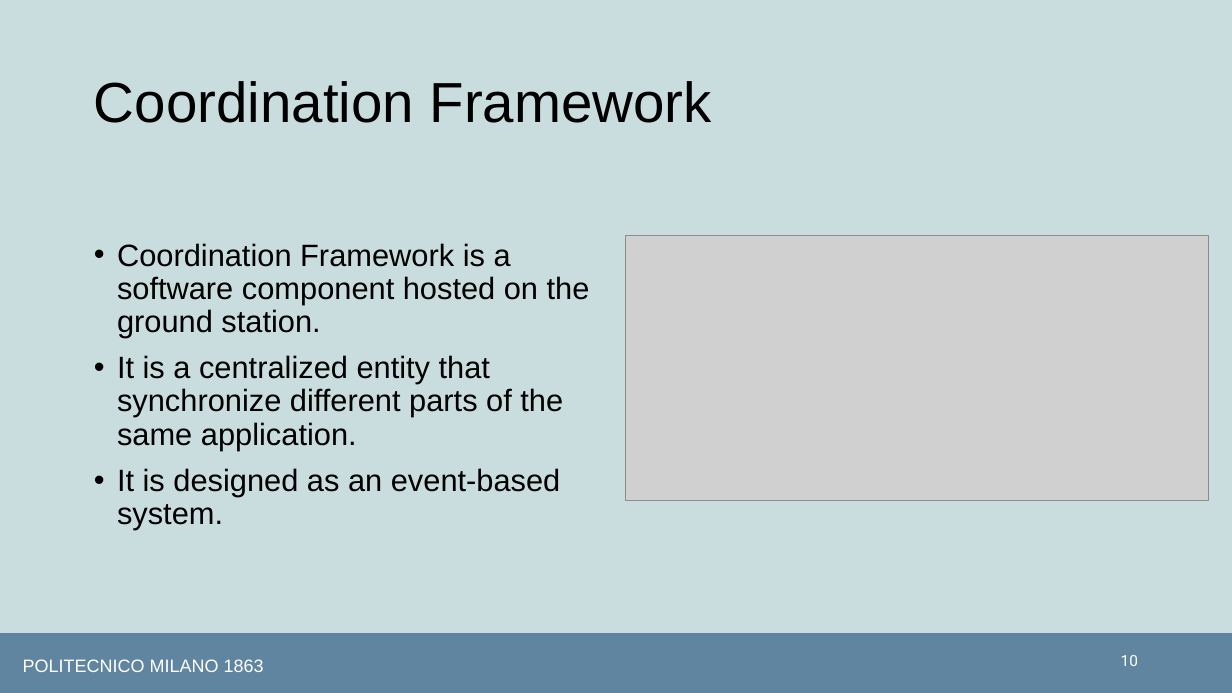
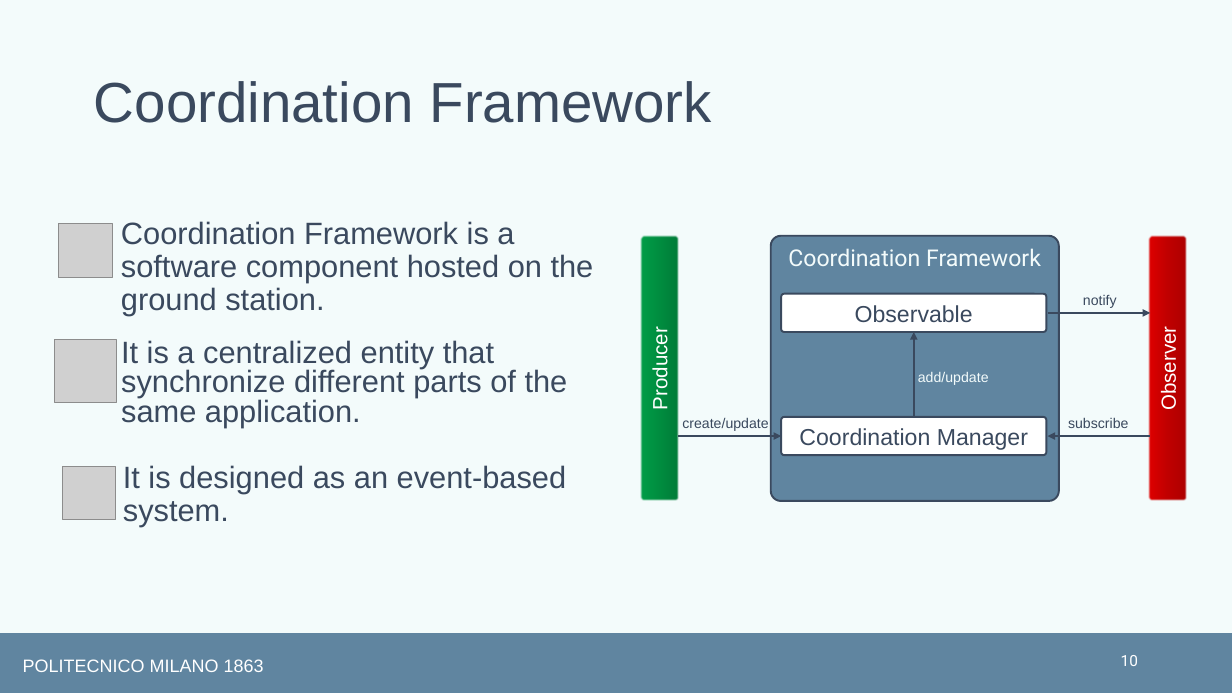
Before and after one commit to matplona/crazyflie-lib-python, a slide deck: slide 10 of Thesis/Presentation/thesis_presentation.pptx. Drawn at 1232x693 pixels with LibreOffice and Linux fonts; fonts in the diff are those of the drawing; grey boxes stand for pictures. Boxes give left, top, right and bottom in pixels: in the first picture for what was removed or moved away, otherwise in the second. Text is boxed around its words. In the diff, an @@ line names an element or a change of style, - is before the commit and + after.

```diff
--- a/Thesis/Presentation/thesis_presentation.pptx
+++ b/Thesis/Presentation/thesis_presentation.pptx
@@ background #C9DDDE to #F3FBFB @@
@@ title "Coordination Framework" at [94, 81, 712, 123]: text colour #000000 to #3A495E @@
@@ picture added at [58, 224, 113, 278] @@
@@ text added at [121, 221, 594, 316], 24 pt, text #3A495E @@
+Coordination Framework is a software component hosted on the ground station.
@@ picture removed at [626, 236, 1209, 501] @@
@@ text at [117, 243, 590, 338]: paragraph removed @@
-• Coordination Framework is a software component hosted on the ground station.
@@ picture added at [55, 340, 116, 402] @@
@@ text "It is a centralized entity ...": place and size @@
-text "It is a centralized entity ..." at [117, 243, 590, 530]
+text "It is a centralized entity ..." at [121, 340, 568, 428]
@@ text "It is a centralized entity ..." at [121, 340, 568, 428]: text colour #000000 to #3A495E; bullet • to none; line spacing 0.9 to 0.8; vertical alignment middle to top @@
@@ group added at [640, 236, 1187, 501]: 5 rounded rectangles, 4 arrows, 4 texts @@
+Coordination Framework
+Producer
+Observer
+Coordination Manager
+Observable
+create/update
+notify
+subscribe
+add/update
@@ picture added at [63, 467, 116, 519] @@
@@ text at [117, 468, 561, 530]: paragraph removed @@
-• It is designed as an event-based system.
@@ text added at [123, 465, 567, 527], 24 pt, text #3A495E @@
+It is designed as an event-based system.
```
Also in this commit, not shown: 10 other slides changed, 6 slides added, 3 slides removed, 7 other files.
